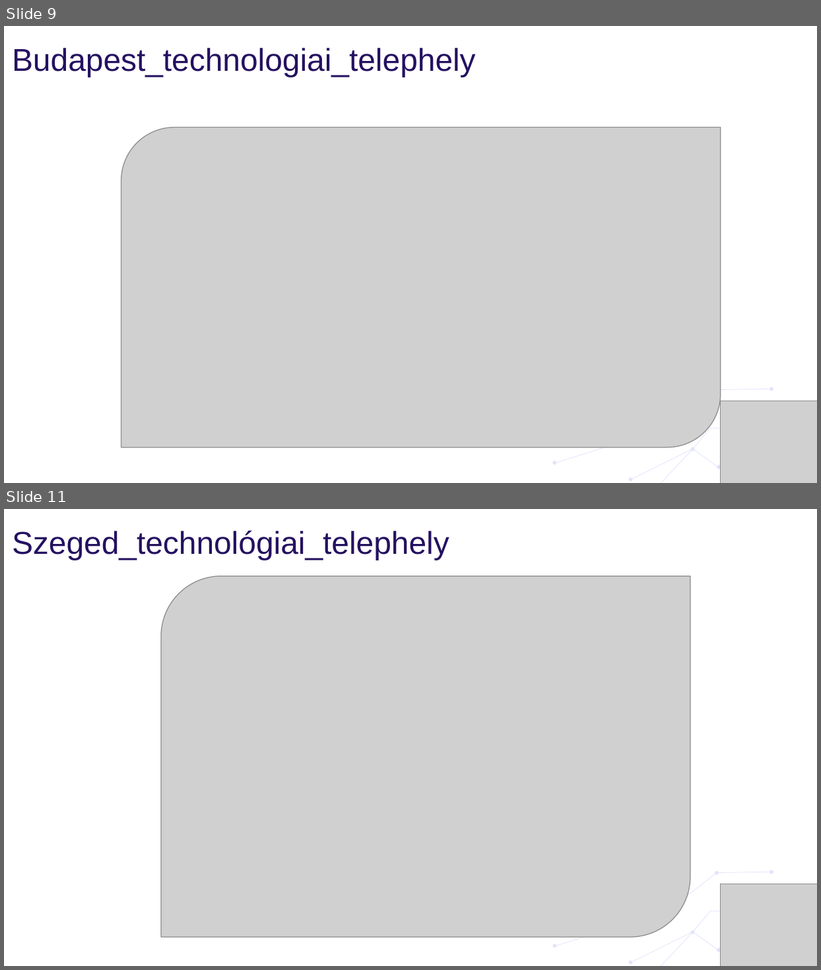
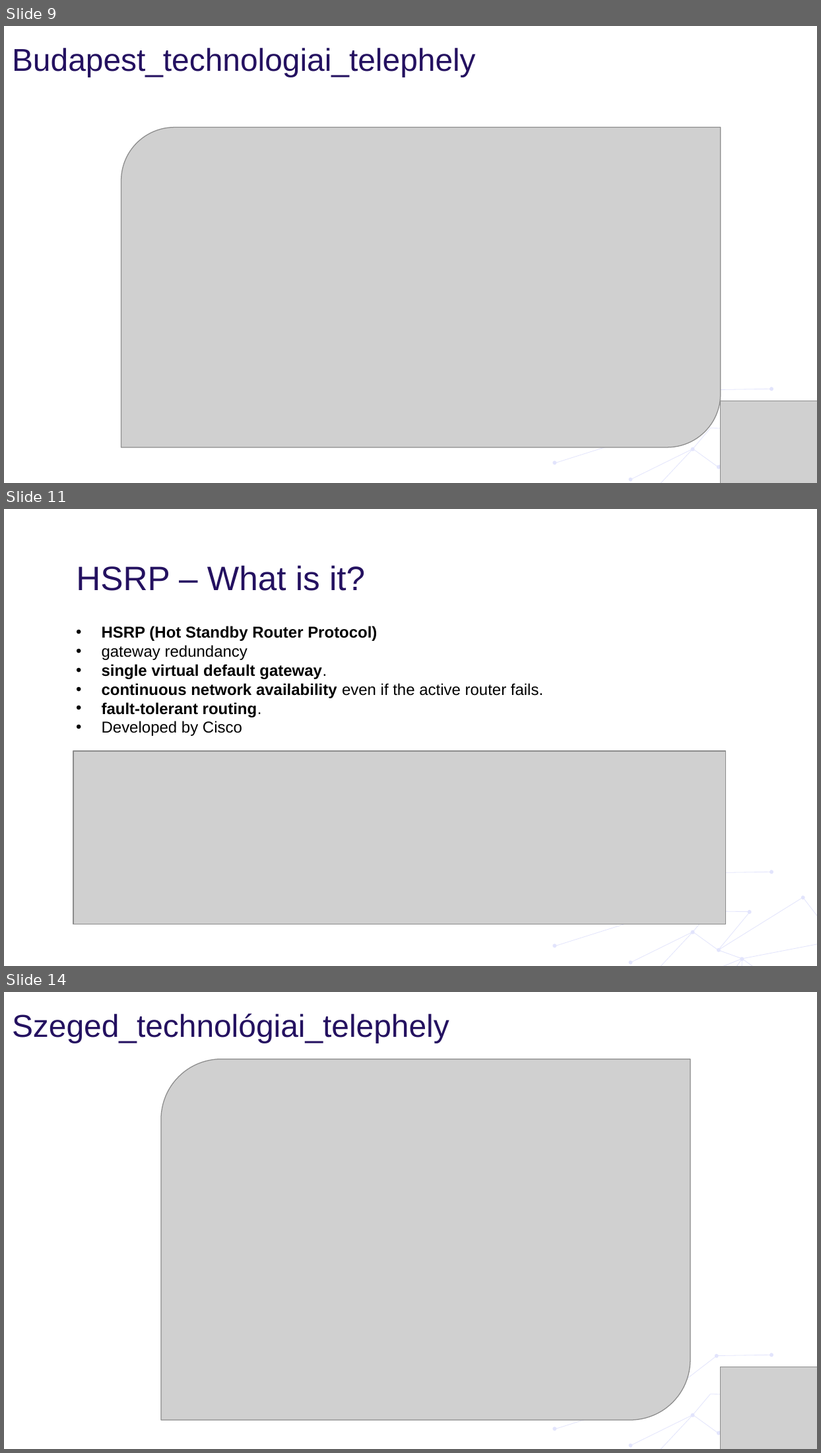
Before and after one commit to BraunDenes/Vizsgaremek_2025_firstteam, a slide deck: Vizsgaremek_ppt.pptx. Shown one above the other, each under a label of ours: slides 9 and 11 before the commit, slides 9, 11 and 14 after it; the slides between them are not shown. The pictures are 821x970 and 821x1453 pixels, drawn with LibreOffice and Linux fonts; fonts in the diff are those of the drawing; grey boxes stand for pictures; background and template pictures are left out. Boxes give left, top, right and bottom in pixels: in the first picture for what was removed or moved away, otherwise in the second. Text is boxed around its words. In the diff, an @@ line names an element or a change of style, - is before the commit and + after.

```diff
--- a/Vizsgaremek_ppt.pptx
+++ b/Vizsgaremek_ppt.pptx
@@ slide 11 added at bbox=[4, 509, 817, 966], background #FFFFFF; not listed: 2 template elements that a slide beside it also shows @@
@@ title added at bbox=[76, 565, 365, 591], 30 pt, text #241160 @@
+HSRP – What is it?
@@ text added at bbox=[102, 626, 543, 736], 14 pt, text #000000, bold @@
+• HSRP (Hot Standby Router Protocol)
+• gateway redundancy
+• single virtual default gateway.
+• continuous network availability even if the active router fails.
+• fault‑tolerant routing.
+• Developed by Cisco
+• w
@@ picture added at bbox=[73, 751, 726, 925] @@
@@ what was slide 11 is now slide 14 @@
```
Also in this commit, not shown: 1 slide changed, 2 other slides added, 3 other files.
